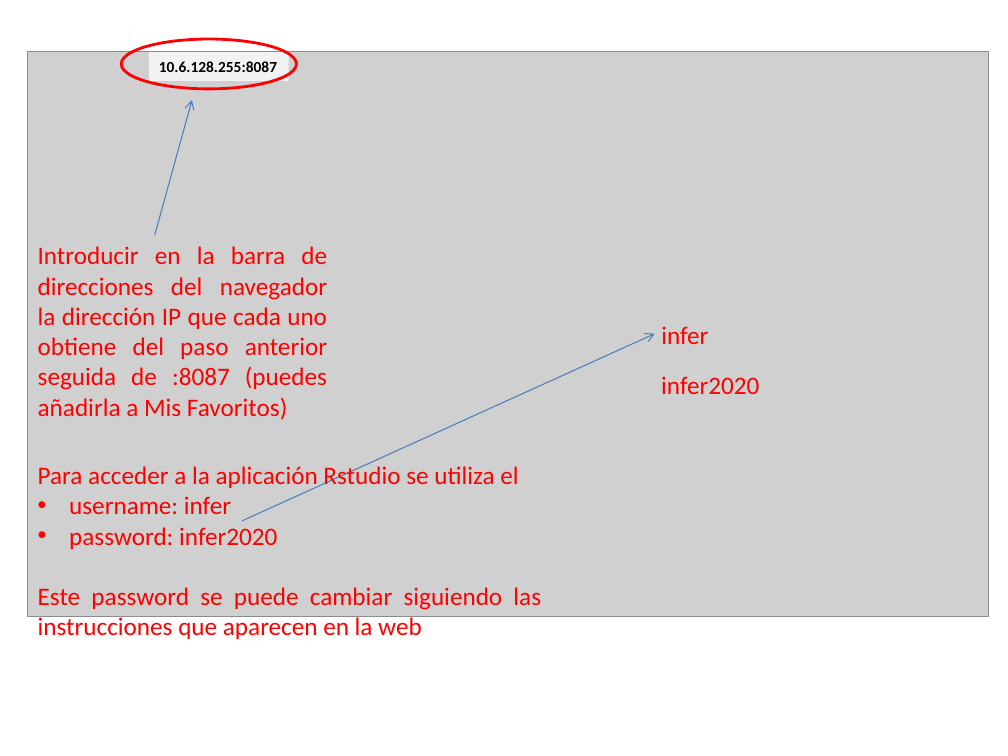
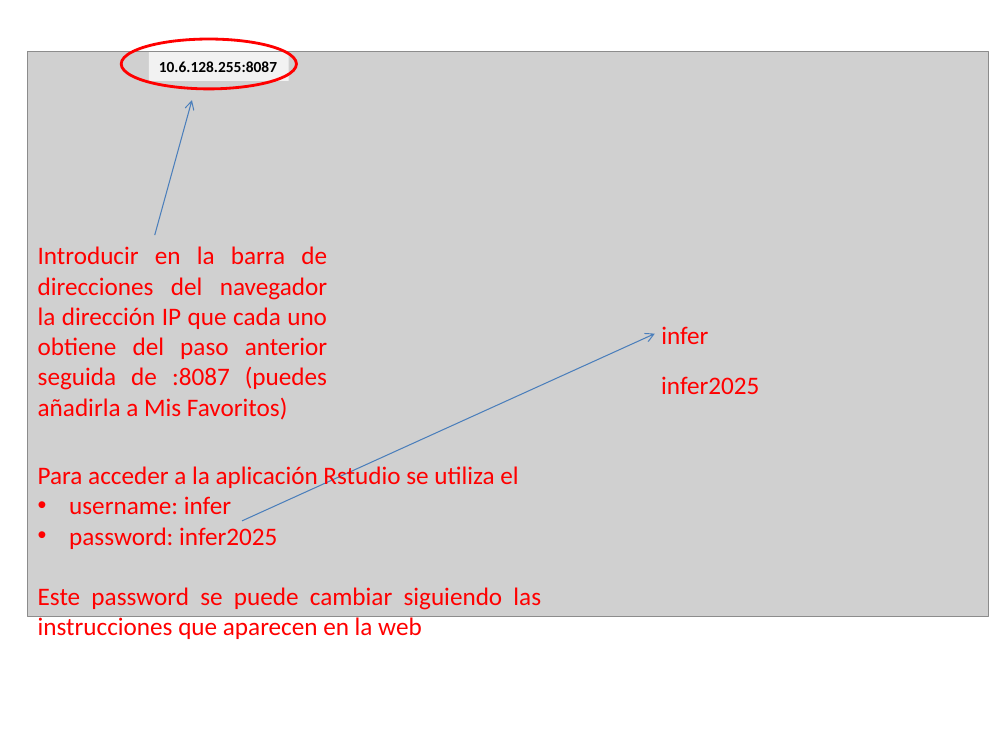
Before and after one commit to ULL-STAT/R_practicas_inferencia, a slide deck: slide 13 of images/Presentación1.pptx. Drawn at 1008x756 pixels with LibreOffice and Linux fonts; fonts in the diff are those of the drawing; grey boxes stand for pictures. Boxes give left, top, right and bottom in pixels: in the first picture for what was removed or moved away, otherwise in the second. Text is boxed around its words. In the diff, an @@ line names an element or a change of style, - is before the commit and + after.

```diff
--- a/images/Presentación1.pptx
+++ b/images/Presentación1.pptx
@@ text at [661, 376, 759, 394]: text changed @@
-infer2020
+infer2025
@@ text at [69, 527, 277, 549]: text changed @@
-• password: infer2020
+• password: infer2025
```
Also in this commit, not shown: 3 other files.
